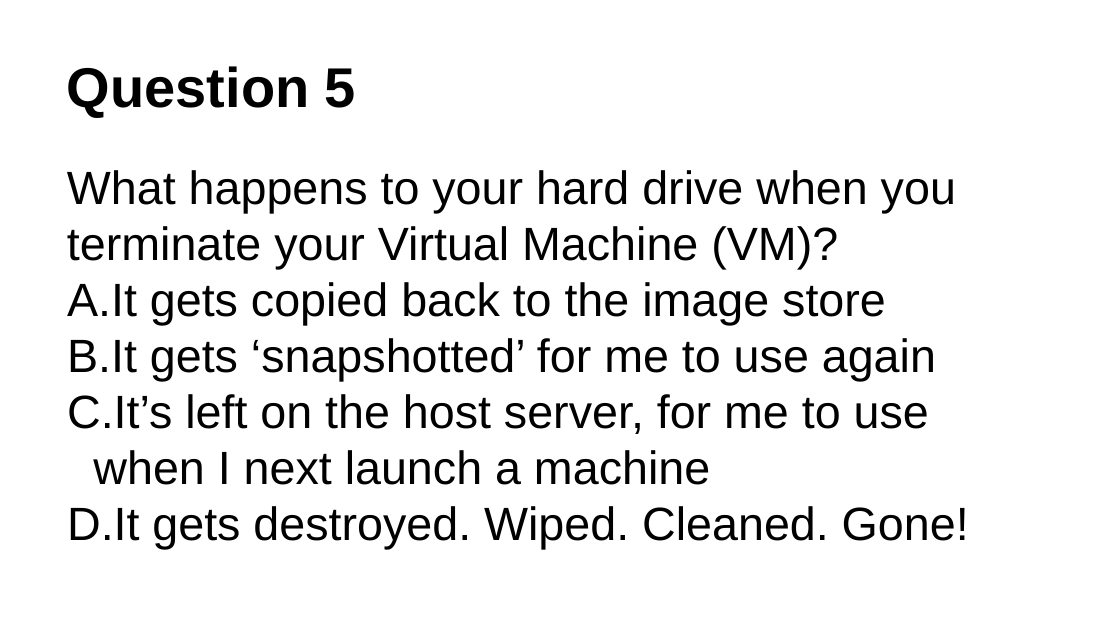
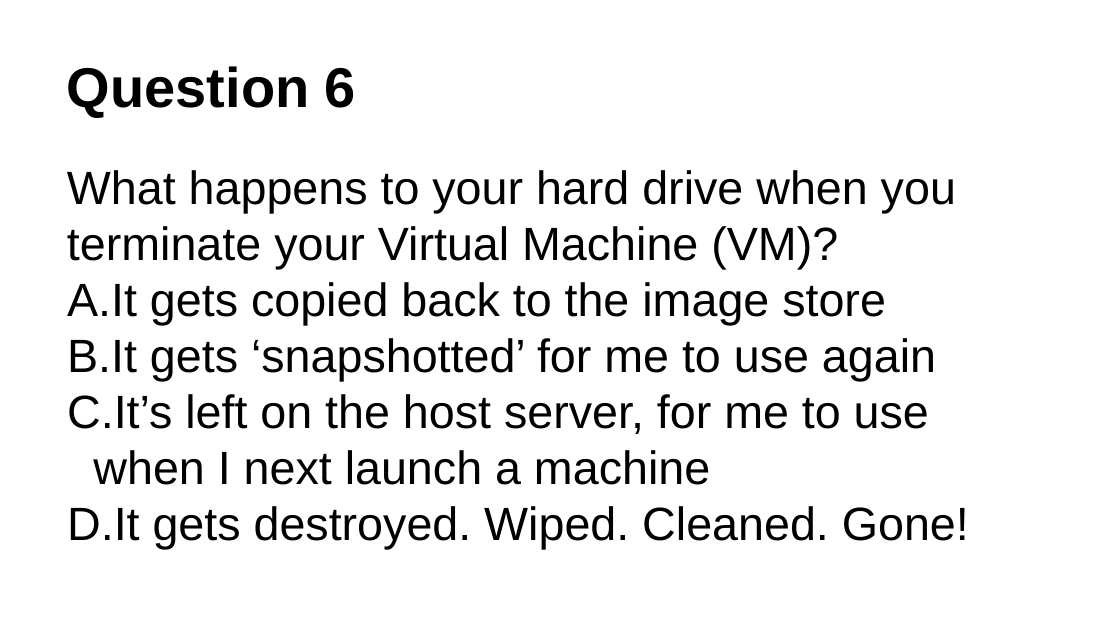
Before and after one commit to resbaz/nectar-cloud-lessons, a slide deck: slide 7 of Lessons/Lesson_I/Lesson_I_Questions.pptx (slide 6 before the commit). Drawn at 1120x630 pixels with LibreOffice and Linux fonts; fonts in the diff are those of the drawing. Boxes give left, top, right and bottom in pixels: in the first picture for what was removed or moved away, otherwise in the second. Text is boxed around its words. In the diff, an @@ line names an element or a change of style, - is before the commit and + after.

Commit message:
Updated with new questions

```diff
--- a/Lessons/Lesson_I/Lesson_I_Questions.pptx
+++ b/Lessons/Lesson_I/Lesson_I_Questions.pptx
@@ text at [67,66,356,117]: text changed @@
-Question 5
+Question 6
```
Also in this commit, not shown: 6 other slides changed, 1 slide added, 1 other file.
